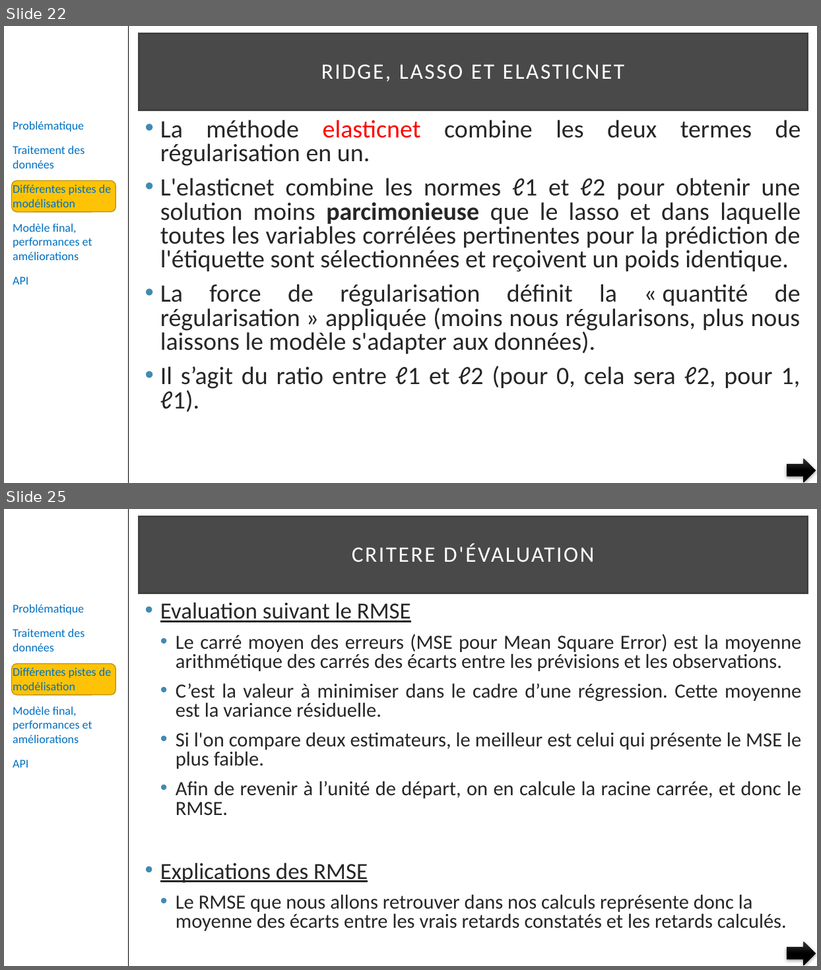
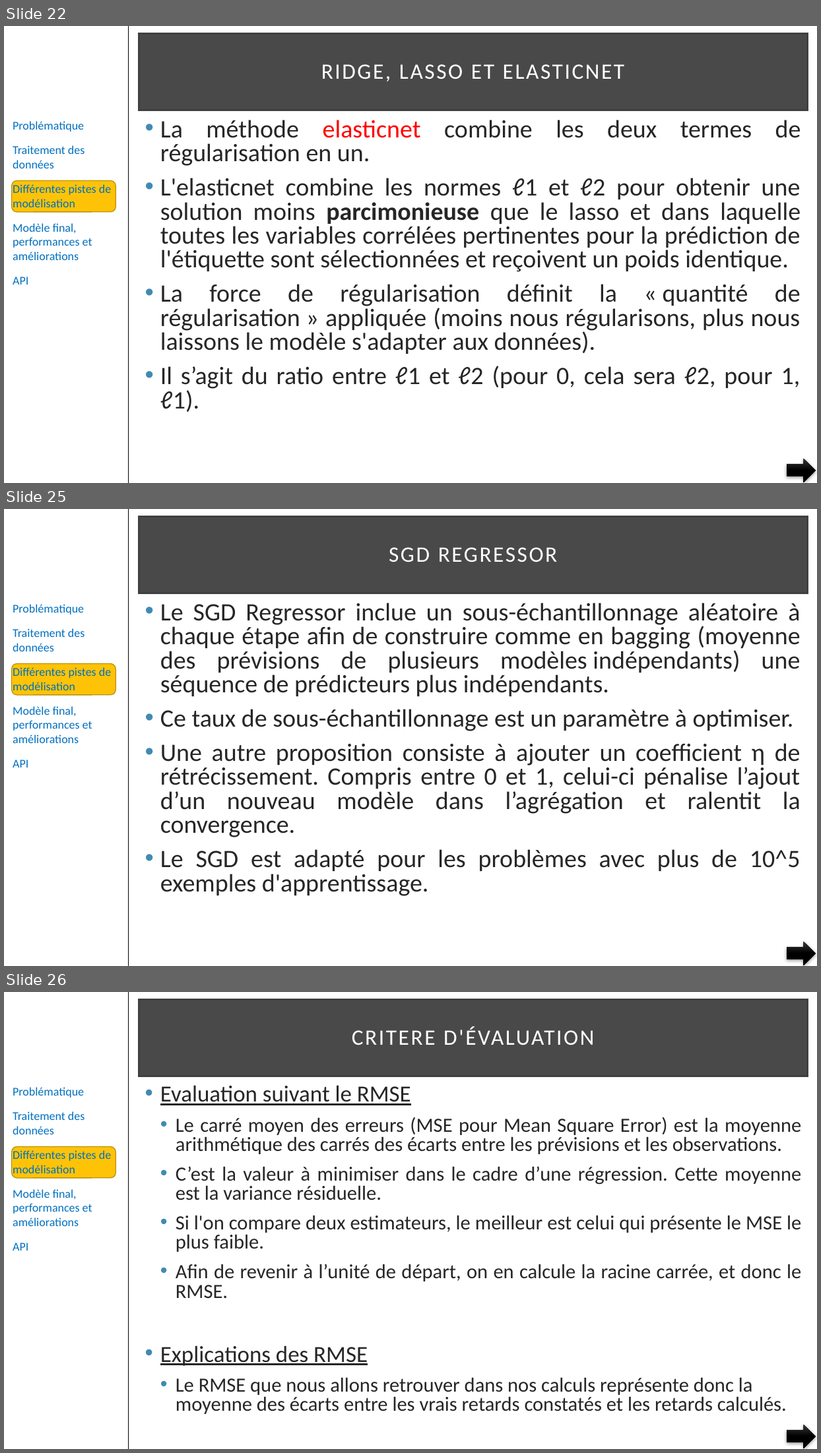
Before and after one commit to pfroide/python, a slide deck: Projet_4/p4.pptx. Shown one above the other, each under a label of ours: slides 22 and 25 before the commit, slides 22, 25 and 26 after it; the slides between them are not shown. The pictures are 821x970 and 821x1453 pixels, drawn with LibreOffice and Linux fonts; fonts in the diff are those of the drawing. Boxes give left, top, right and bottom in pixels: in the first picture for what was removed or moved away, otherwise in the second. Text is boxed around its words. In the diff, an @@ line names an element or a change of style, - is before the commit and + after.

```diff
--- a/Projet_4/p4.pptx
+++ b/Projet_4/p4.pptx
@@ slide 25 added at (4, 509, 817, 966), background #FFFFFF; not listed: 3 template elements that a slide beside it also shows @@
@@ title added at (139, 517, 807, 593), fill #0D0D0D at 75% opacity, outline #404040 2.5 pt, 26 pt, text #FFFFFF @@
+SGD REGRESSOR
@@ text added at (160, 603, 801, 896), 29.6 pt, text #262626 @@
+• Le SGD Regressor inclue un sous-échantillonnage aléatoire à chaque étape afin de construire comme en bagging (moyenne des prévisions de plusieurs modèles indépendants) une séquence de prédicteurs plus indépendants.
+• Ce taux de sous-échantillonnage est un paramètre à optimiser.
+• Une autre proposition consiste à ajouter un coefficient η de rétrécissement. Compris entre 0 et 1, celui-ci pénalise l’ajout d’un nouveau modèle dans l’agrégation et ralentit la convergence.
+• Le SGD est adapté pour les problèmes avec plus de 10^5 exemples d'apprentissage.
@@ right arrow added at (787, 942, 816, 966), fill gradient #393939 to #000000 @@
@@ what was slide 25 is now slide 26 @@
```
Also in this commit, not shown: 8 slides changed, 1 other slide added.
